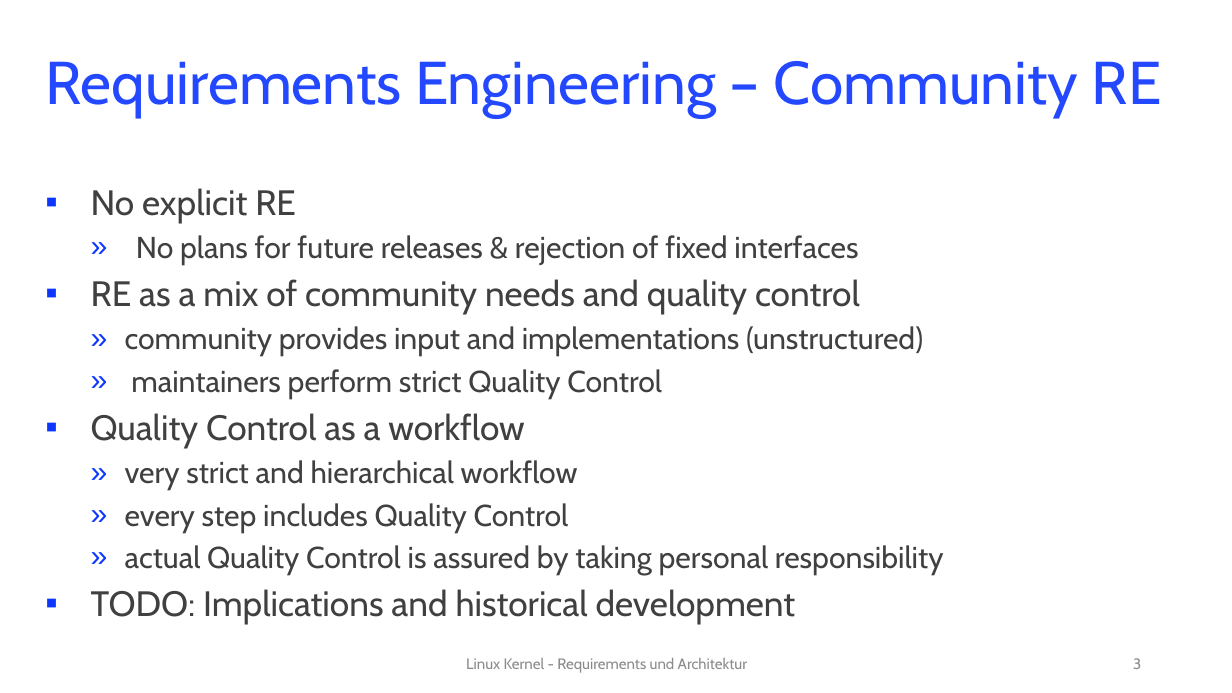
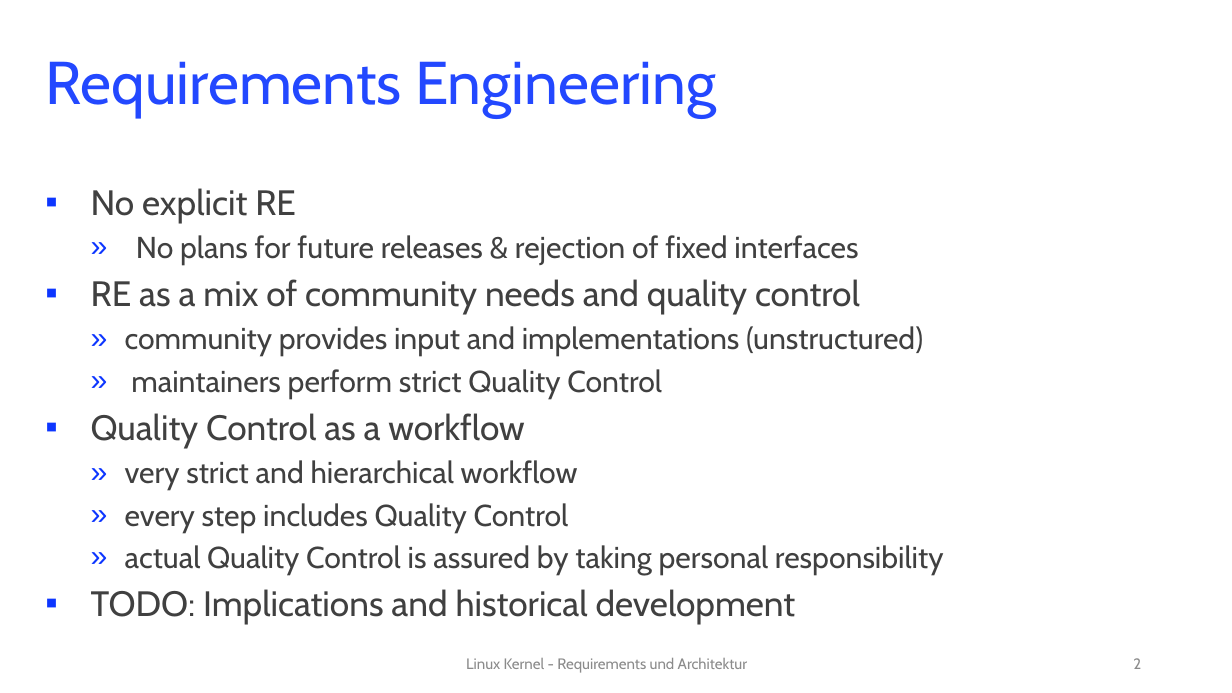
Before and after one commit to rixx/uni-linux-architecture, a slide deck: slide 2 of RESA_LINUX_intermediate_II.pptx (slide 3 before the commit). Drawn at 1232x693 pixels with LibreOffice and Linux fonts; fonts in the diff are those of the drawing. Boxes give left, top, right and bottom in pixels: in the first picture for what was removed or moved away, otherwise in the second. Text is boxed around its words. In the diff, an @@ line names an element or a change of style, - is before the commit and + after.

```diff
--- a/RESA_LINUX_intermediate_II.pptx
+++ b/RESA_LINUX_intermediate_II.pptx
@@ title at <box>45,61,716,117</box>: text changed @@
-Requirements Engineering – Community RE
+Requirements Engineering
@@ page number at <box>1133,658,1141,669</box>: text changed @@
-3
+2
```
Also in this commit, not shown: 1 slide removed, 1 other file.
